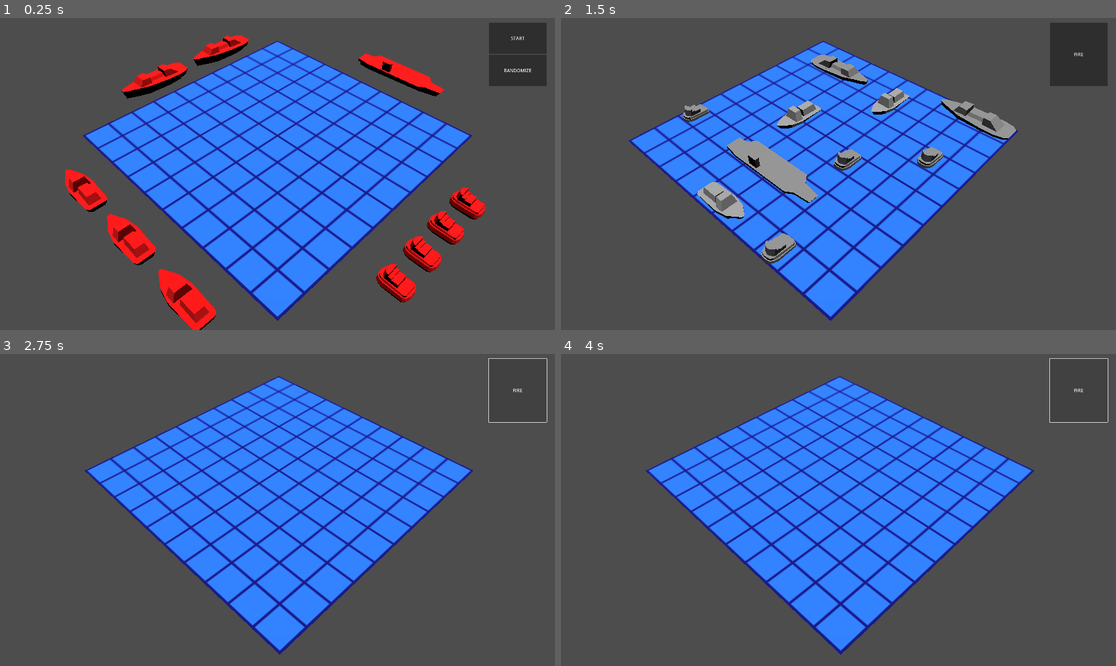
Above: before the commit, frames 1-4 (two rows, left to right).
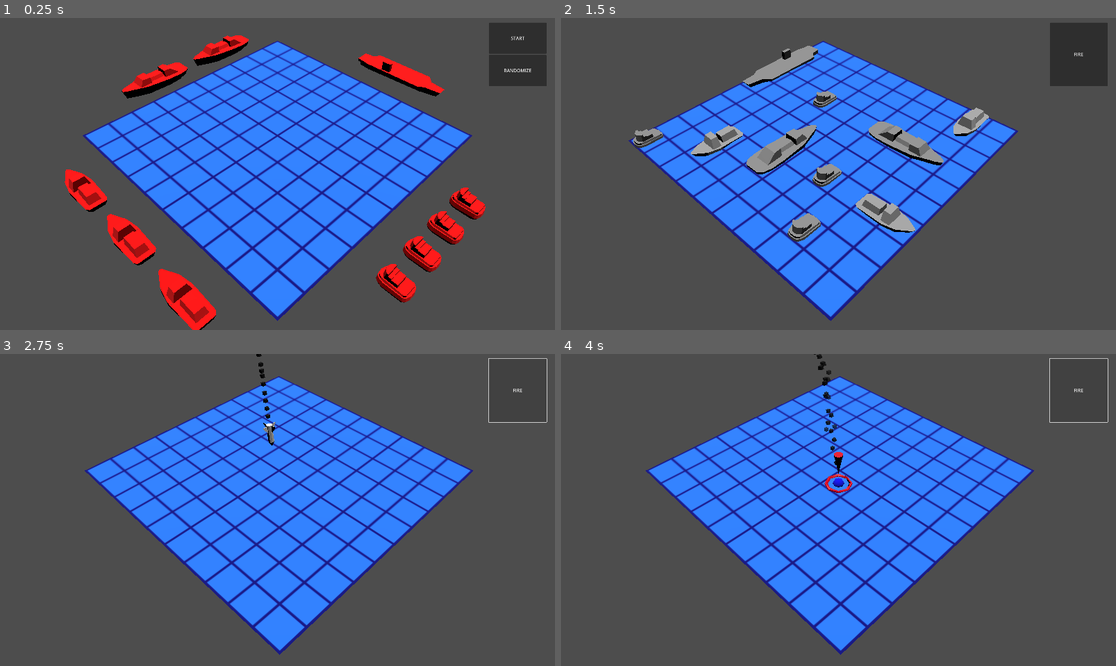
Above: after the commit, the same moments.

Repository: lanz-/battleships
Game: Godot game, scene res://scenes/main.tscn
The game is run twice, just before and just after one commit, with the same random seed, the same clock (stepped at 60 frames per second) and the same inputs.
Inputs:
- Up to frame 1 (0.25 s): no input
- Up to frame 2 (1.5 s): click "RANDOMIZE" at 0.5 s; click "START" at 1.25 s
- Up to frame 3 (2.75 s): click "FIRE" at 2 s
- Up to frame 4 (4 s): click "FIRE" at 2.75 s; click "FIRE" at 3.5 s

The runs differ from the first frame. In frame 1, less than 0.1% of the frame differs, in the area x 27-28%, y 76-77%; in frame 2, 8.6%, in the area x 13-82%, y 8-80%; in frame 3, 0.2%; in frame 4, 0.4%.

Commit message:
Ui for targetstate

Diff:
--- a/project.godot
+++ b/project.godot
@@ -14,6 +14,10 @@
 run/main_scene="res://scenes/main.tscn"
 config/features=PackedStringArray("4.1", "GL Compatibility")
 config/icon="res://resources/icon.svg"
+
+[autoload]
+
+Game="*res://scripts/game.gd"
 
 [display]
 
--- /dev/null
+++ b/resources/miss_marker_material.tres
@@ -0,0 +1,4 @@
+[gd_resource type="StandardMaterial3D" format=3 uid="uid://dre68bjahfjiv"]
+
+[resource]
+albedo_color = Color(0.0156863, 0, 1, 1)
--- /dev/null
+++ b/resources/smoke_material.tres
@@ -0,0 +1,6 @@
+[gd_resource type="StandardMaterial3D" format=3 uid="uid://gtwcqqw1vnfy"]
+
+[resource]
+transparency = 1
+vertex_color_use_as_albedo = true
+albedo_color = Color(0, 0, 0, 0.976471)
--- a/scenes/main.tscn
+++ b/scenes/main.tscn
@@ -59,3 +59,4 @@
 
 [connection signal="pressed" from="Ui/TopWindow/VBoxContainer/StartButton" to="." method="_on_start_button_pressed"]
 [connection signal="pressed" from="Ui/TopWindow/VBoxContainer/RandomizeButton" to="." method="_on_randomize_button_pressed"]
+[connection signal="pressed" from="Ui/TopWindow/VBoxContainer/FireButton" to="." method="_on_fire_button_pressed"]
--- /dev/null
+++ b/scenes/marker.tscn
@@ -0,0 +1,5 @@
+[gd_scene load_steps=2 format=3 uid="uid://b1u3pcykjdu3x"]
+
+[ext_resource type="PackedScene" uid="uid://dkcaef3gepwlq" path="res://resources/marker.glb" id="1_ooarb"]
+
+[node name="Marker" instance=ExtResource("1_ooarb")]
--- /dev/null
+++ b/scenes/missile.tscn
@@ -0,0 +1,29 @@
+[gd_scene load_steps=6 format=3 uid="uid://e0qrqa7eg276"]
+
+[ext_resource type="PackedScene" uid="uid://csfwj8bvey6iy" path="res://resources/missile.glb" id="1_a4dem"]
+[ext_resource type="Script" path="res://scripts/missile.gd" id="2_6omkn"]
+[ext_resource type="Material" uid="uid://gtwcqqw1vnfy" path="res://resources/smoke_material.tres" id="2_tayoe"]
+
+[sub_resource type="BoxMesh" id="BoxMesh_o2wt0"]
+material = ExtResource("2_tayoe")
+size = Vector3(0.1, 0.1, 0.1)
+
+[sub_resource type="Gradient" id="Gradient_gxa7a"]
+colors = PackedColorArray(0, 0, 0, 1, 0, 0, 0, 0)
+
+[node name="Missile" instance=ExtResource("1_a4dem")]
+script = ExtResource("2_6omkn")
+
+[node name="Missile" parent="." index="0"]
+transform = Transform3D(1, 0, 0, 0, -4.37114e-08, 1, 0, -1, -4.37114e-08, 0, 0, 0)
+
+[node name="Smoke" type="CPUParticles3D" parent="." index="1"]
+amount = 256
+lifetime = 4.0
+mesh = SubResource("BoxMesh_o2wt0")
+direction = Vector3(0, 0, 1)
+spread = 5.0
+gravity = Vector3(0, 0, 0)
+initial_velocity_min = 1.0
+initial_velocity_max = 2.0
+color_ramp = SubResource("Gradient_gxa7a")
--- a/scenes/playfield.tscn
+++ b/scenes/playfield.tscn
@@ -10,6 +10,10 @@
 [ext_resource type="ArrayMesh" uid="uid://bto1ymk0uyj0m" path="res://resources/ship3_2.obj" id="9_g2k4k"]
 [ext_resource type="ArrayMesh" uid="uid://cmjt3umeixevm" path="res://resources/ship3_3.obj" id="10_byopp"]
 [ext_resource type="ArrayMesh" uid="uid://cehr7avr3dcsn" path="res://resources/ship4.obj" id="11_0dnc1"]
+[ext_resource type="PackedScene" uid="uid://b1u3pcykjdu3x" path="res://scenes/marker.tscn" id="11_mthu1"]
+[ext_resource type="Script" path="res://scripts/playfield_place_ship_state.gd" id="12_1ovsw"]
+[ext_resource type="Script" path="res://scripts/playefield_target_state.gd" id="13_waf6d"]
+[ext_resource type="PackedScene" uid="uid://e0qrqa7eg276" path="res://scenes/missile.tscn" id="14_onjor"]
 
 [sub_resource type="BoxShape3D" id="BoxShape3D_q48ue"]
 
@@ -78,7 +82,7 @@
 mesh = ExtResource("5_mjr2y")
 
 [node name="ship2_1" parent="ships" instance=ExtResource("5_git4x")]
-transform = Transform3D(-1, 0, 8.74228e-08, 0, 1, 0, -8.74228e-08, 0, -1, 1.12204, 0, -1.79866)
+transform = Transform3D(-1, 0, 1.50996e-07, 0, 1, 0, -1.50996e-07, 0, -1, 1.12204, 0, -1.79866)
 ship_segments = 2
 metadata/_edit_group_ = true
 
@@ -97,7 +101,7 @@
 mesh = ExtResource("7_n65yn")
 
 [node name="ship2_2" parent="ships" instance=ExtResource("5_git4x")]
-transform = Transform3D(-1, 0, 8.74228e-08, 0, 1, 0, -8.74228e-08, 0, -1, 3.7767, 0, -1.79866)
+transform = Transform3D(-1, 0, -8.74228e-08, 0, 1, 0, 8.74228e-08, 0, -1, 3.7767, 0, -1.79866)
 ship_segments = 2
 metadata/_edit_group_ = true
 
@@ -194,3 +198,14 @@
 [node name="segment_1" type="MeshInstance3D" parent="ships/ship4_1/ship_root"]
 transform = Transform3D(-1, 0, -8.74228e-08, 0, 1, 0, 8.74228e-08, 0, -1, 0, 0, 0)
 mesh = ExtResource("11_0dnc1")
+
+[node name="Marker" parent="." instance=ExtResource("11_mthu1")]
+
+[node name="PlaceShipState" type="Node3D" parent="."]
+script = ExtResource("12_1ovsw")
+
+[node name="TargetState" type="Node3D" parent="."]
+script = ExtResource("13_waf6d")
+
+[node name="Missile" parent="." instance=ExtResource("14_onjor")]
+transform = Transform3D(1, 0, 0, 0, -4.37114e-08, 1, 0, -1, -4.37114e-08, 5, 10, 5)
--- /dev/null
+++ b/scenes/shot_marker.tscn
@@ -0,0 +1,44 @@
+[gd_scene load_steps=8 format=3 uid="uid://1ywn7h38dqt0"]
+
+[ext_resource type="Script" path="res://scripts/shot_marker.gd" id="1_7rw4c"]
+[ext_resource type="Material" uid="uid://dre68bjahfjiv" path="res://resources/miss_marker_material.tres" id="2_3i7em"]
+[ext_resource type="Material" uid="uid://gtwcqqw1vnfy" path="res://resources/smoke_material.tres" id="3_p4nmc"]
+
+[sub_resource type="SphereMesh" id="SphereMesh_lc71v"]
+material = ExtResource("2_3i7em")
+radius = 0.2
+height = 0.4
+radial_segments = 8
+rings = 8
+
+[sub_resource type="PlaneMesh" id="PlaneMesh_4n3tp"]
+material = ExtResource("3_p4nmc")
+size = Vector2(0.2, 0.2)
+orientation = 0
+
+[sub_resource type="Curve" id="Curve_k176b"]
+min_value = 0.5
+max_value = 2.0
+_data = [Vector2(0, 0.5), 0.0, 2.1, 0, 0, Vector2(1, 2), 0.0, 0.0, 0, 0]
+point_count = 2
+
+[sub_resource type="Gradient" id="Gradient_he0ip"]
+colors = PackedColorArray(0, 0, 0, 1, 0, 0, 0, 0)
+
+[node name="ShotMarker" type="Node3D"]
+script = ExtResource("1_7rw4c")
+
+[node name="Mesh" type="MeshInstance3D" parent="."]
+mesh = SubResource("SphereMesh_lc71v")
+
+[node name="Smoke" type="CPUParticles3D" parent="."]
+emitting = false
+amount = 32
+mesh = SubResource("PlaneMesh_4n3tp")
+direction = Vector3(0, 1, 0)
+spread = 6.0
+gravity = Vector3(0, 0, 0)
+initial_velocity_min = 1.0
+initial_velocity_max = 2.0
+scale_amount_curve = SubResource("Curve_k176b")
+color_ramp = SubResource("Gradient_he0ip")
--- a/scripts/drag_plane.gd
+++ b/scripts/drag_plane.gd
@@ -11,11 +11,11 @@
 
 
 # Called every frame. 'delta' is the elapsed time since the previous frame.
-func _process(delta):
+func _process(_delta):
 	pass
 
 
-func _physics_process(delta):
+func _physics_process(_delta):
 	var mouse_screen_pos: Vector2 = get_viewport().get_mouse_position()
 	var to: Vector3 = camera.global_position + camera.project_ray_normal(mouse_screen_pos) * 1000
 
--- /dev/null
+++ b/scripts/game.gd
@@ -0,0 +1,32 @@
+extends Node
+
+
+var _tween: Tween = null
+
+
+func translate(pos: Vector3) -> Vector2i:
+	return Vector2i(round(pos.x), round(pos.z))
+
+
+func untranslate(pos: Vector2i) -> Vector3:
+	return Vector3(pos.x, 0, pos.y)
+
+
+func is_in_field(pos: Vector2i) -> bool:
+	if (pos.x > 9) or (pos.x < 0):
+		return false
+
+	if (pos.y > 9) or (pos.y < 0):
+		return false
+
+	return true
+
+
+func animate_move(obj, trans, time):
+	if _tween:
+		_tween.kill()
+
+	_tween = create_tween().set_ease(Tween.EASE_IN_OUT).set_trans(Tween.TRANS_CUBIC)
+	_tween.tween_property(obj, "transform", trans, time)
+
+	return _tween
--- a/scripts/main.gd
+++ b/scripts/main.gd
@@ -27,11 +27,16 @@
 
 func _ready():
 	main_camera.transform = player_field_transform
-	enemy_field.hide_ships()
+	enemy_field.enter_place_state()
+	enemy_field.place_random()
+	enemy_field.enter_target_state()
+
+	player_field.enter_place_state()
+
 	fire_button.hide()
 
 
-func _process(delta):
+func _process(_delta):
 	pass
 
 
@@ -45,8 +50,11 @@
 
 		_tween = create_tween().set_ease(Tween.EASE_IN_OUT).set_trans(Tween.TRANS_CUBIC)
 		_tween.tween_property(main_camera, "transform", enemy_field_transform, 1.0)
-		_tween.tween_callback(enemy_field.place_random)
 
 
 func _on_randomize_button_pressed():
 	player_field.place_random()
+
+
+func _on_fire_button_pressed():
+	var resolved = await enemy_field.resolve_shot()
--- /dev/null
+++ b/scripts/missile.gd
@@ -0,0 +1,18 @@
+extends Node3D
+
+
+func destroy():
+	$Missile.hide()
+	$Smoke.emitting = false
+	await get_tree().create_timer($Smoke.lifetime).timeout
+	queue_free()
+
+
+# Called when the node enters the scene tree for the first time.
+func _ready():
+	pass # Replace with function body.
+
+
+# Called every frame. 'delta' is the elapsed time since the previous frame.
+func _process(delta):
+	pass
--- /dev/null
+++ b/scripts/playefield_target_state.gd
@@ -0,0 +1,110 @@
+extends Node3D
+
+@onready var shot_marker_scene: PackedScene = preload("res://scenes/shot_marker.tscn")
+@onready var missile_scene: PackedScene = preload("res://scenes/missile.tscn")
+
+var _current: Vector2i = Vector2i.ZERO
+var _previous_shots: Dictionary = {}
+var _disable_tap = false
+
+const MISSILE_START_POS = Vector3(5, 6, 5)
+
+
+func set_marker(marker: Node, pos: Vector2i):
+	var new_trans = Transform3D(marker.transform.basis, Game.untranslate(pos))
+	_current = pos
+
+	Game.animate_move(marker, new_trans, 0.2)
+
+
+func _fire_missile_at(pos: Vector2i):
+	_disable_tap = true
+
+	var pos3 = Game.untranslate(pos)
+	var start_trans = Transform3D(Basis.IDENTITY, MISSILE_START_POS)
+	start_trans = start_trans.looking_at(pos3)
+	var target_trans = Transform3D(start_trans.basis, pos3)
+
+	var camera: Camera3D = get_viewport().get_camera_3d()
+
+	var missile = missile_scene.instantiate()
+	missile.transform = start_trans
+	add_child(missile)
+
+	var tween = create_tween().set_ease(Tween.EASE_IN).set_trans(Tween.TRANS_CUBIC)
+	tween.tween_property(missile, "transform", target_trans, 0.8)
+
+	await tween.finished
+	missile.destroy()
+	_disable_tap = false
+
+
+func _add_adjacent_miss_markers(ship):
+	var tween = create_tween().set_trans(Tween.TRANS_BOUNCE).set_parallel()
+
+	for point in ship.get_occupied_points().map(func (p): return Game.translate(p)):
+		if not Game.is_in_field(point):
+			continue
+
+		if point in _previous_shots:
+			continue
+
+		_previous_shots[point] = true
+		var shot_marker = shot_marker_scene.instantiate()
+		shot_marker.position = Game.untranslate(point)
+		shot_marker.scale = Vector3(0.01, 0.01, 0.01)
+
+		add_child(shot_marker)
+		tween.tween_property(shot_marker, "scale", Vector3.ONE, 0.5)
+
+	await tween.finished
+
+
+func _is_hit(ships, shot_marker):
+	for ship in ships.get_children():
+		for point in ship.get_placed_points().map(func (p): return Game.translate(p)):
+			if point == _current:
+				shot_marker.set_hit()
+				ship.damage(shot_marker)
+				if ship.is_destroyed():
+					ship.show()
+					_add_adjacent_miss_markers(ship)
+				return true
+
+	return false
+
+
+func resolve_shot(ships, marker):
+	if _previous_shots.has(_current):
+		return false
+
+	marker.hide()
+	await _fire_missile_at(_current)
+	marker.show()
+
+	var shot_marker = shot_marker_scene.instantiate()
+	shot_marker.position = Game.untranslate(_current)
+	shot_marker.scale = Vector3(0.01, 0.01, 0.01)
+
+	add_child(shot_marker)
+	_previous_shots[_current] = true
+
+	var hit = _is_hit(ships, shot_marker)
+
+
+	var tween = create_tween().set_trans(Tween.TRANS_BOUNCE)
+	tween.tween_property(shot_marker, "scale", Vector3.ONE, 0.5)
+	await tween.finished
+
+
+	return true
+
+
+func do_process(_delta, drag_plane, _ships, marker):
+	if _disable_tap:
+		return
+
+	if Input.is_action_just_pressed("tap"):
+		var new_pos: Vector2i = Game.translate(drag_plane.target_pos)
+		if Game.is_in_field(new_pos):
+			set_marker(marker, new_pos)
--- a/scripts/playfield.gd
+++ b/scripts/playfield.gd
@@ -2,32 +2,37 @@
 
 @onready var drag_plane: Node = $grid_plane/drag_plane
 @onready var ships: Node = $ships
+@onready var marker: Node = $Marker
 
-const CELL_SIZE = 1
-const ONE_ROT = deg_to_rad(90)
-const OCCUPIED_POS = [
-	Vector2i(-1,  1), Vector2i(0,  1), Vector2i(1,  1),
-	Vector2i(-1,  0), Vector2i(0,  0), Vector2i(1,  0),
-	Vector2i(-1, -1), Vector2i(0, -1), Vector2i(1, -1),
-]
-@onready var TRANSFORM1 = Transform3D.IDENTITY.rotated(Vector3.UP, -ONE_ROT)
-@onready var TRANSFORM2 = Transform3D.IDENTITY.rotated(Vector3.UP, -(2 * ONE_ROT))
-
-var drag_trans: Transform3D = Transform3D.IDENTITY
-
-var _drag: bool = false
-var _draggable: Node = null
-var _drag_offset: Vector3 = Vector3.ZERO
-var _ghost: Node = null
-var _tween: Tween = null
+@onready var state: Node = $PlaceShipState
 
 
-func _translate(pos: Vector3) -> Vector2i:
-	return Vector2i(round(pos.x), round(pos.z))
+func enter_place_state():
+	for ship in ships.get_children():
+		ship.show()
+
+		ship.start_drag.connect(start_drag)
+		ship.abort_drag.connect(abort_drag)
+		ship.rotate_ship.connect(rotate_ship)
+
+	marker.hide()
+
+	state = $PlaceShipState
+	state.validate_ships(ships)
 
 
-func _untranslate(pos: Vector2i) -> Vector3:
-	return Vector3(pos.x, 0, pos.y)
+func enter_target_state():
+	for ship in ships.get_children():
+		ship.hide()
+
+		ship.start_drag.disconnect(start_drag)
+		ship.abort_drag.disconnect(abort_drag)
+		ship.rotate_ship.disconnect(rotate_ship)
+
+	marker.show()
+
+	state = $TargetState
+	state.set_marker(marker, Vector2i(5, 4))
 
 
 func is_ships_placed():
@@ -37,174 +42,33 @@
 
 	return true
 
-
-func _try_place_ship(ship: Node3D, candidates: Dictionary):
-	var points = ship.get_points().map(func (p): return _translate(ship.transform * p))
-	for point in points:
-		if point not in candidates:
-			return false
-
-	return true
-
-
-func _remove_from_candidates(ship: Node3D, candidates: Dictionary):
-	var points = ship.get_points().map(func (p): return _translate(ship.transform * p))
-	for point in points:
-		for occupied_off in OCCUPIED_POS:
-			candidates.erase(point + occupied_off)
-
-
-func _place_ship(ship: Node3D, candidates: Dictionary):
-	var try_pos = Vector2i(randi_range(0, 9), randi_range(0, 9))
-	ship.position = _untranslate(try_pos)
-	for r in range(4):
-		ship.rotate_y(ONE_ROT)
-		if _try_place_ship(ship, candidates):
-			_remove_from_candidates(ship, candidates)
-			return true
-
-	return false
-
-
 func place_random():
-	var candidates: Dictionary = {}
-	for i in range(10):
-		for j in range(10):
-			candidates[Vector2i(i, j)] = true
-
-	for ship in ships.get_children():
-		while not _place_ship(ship, candidates):
-			pass
-
-	_validate_ships()
+	state.place_random(ships)
 
 
 func rotate_ship(ship: Node):
-	var ship_transform: Transform3D = ship.transform
-	var next_transform = ship_transform.rotated_local(Vector3.UP, ONE_ROT)
-	next_transform = next_transform.orthonormalized()
-
-	_animate_move(ship, next_transform, 0.4)
-	_tween.tween_callback(_validate_ships)
-
-
-func hide_ships():
-	for ship in ships.get_children():
-		ship.hide()
+	state.rotate_ship(ship, ships)
 
 
 func start_drag(draggable: Node):
-	if _drag:
-		return
-
-	_draggable = draggable
-	_ghost = draggable.ghost_scene.instantiate()
-	add_child(_ghost)
-
-	drag_trans = draggable.transform
-	_ghost.transform = drag_trans
-	_drag_offset = drag_trans.origin - drag_plane.target_pos
-
-	_drag = true
-
-func is_wrong_points(ship: Node, transform: Transform3D, points: Array[Vector3]) -> bool:
-	for point in points:
-		var point_rc: Vector2i = _translate(transform * point)
-		if (point_rc.x > 9) or (point_rc.x < 0):
-			return true
-
-		if (point_rc.y > 9) or (point_rc.y < 0):
-			return true
-
-		for other_ship in ships.get_children():
-			if other_ship == ship:
-				continue
-
-			for other_point in other_ship.get_points():
-				var other_rc: Vector2i = _translate(other_ship.transform * other_point)
-				for occupied_off in OCCUPIED_POS:
-					if point_rc == (other_rc + occupied_off):
-						return true
-
-	return false
-
-func _animate_move(obj, trans, time):
-	if _tween:
-		_tween.kill()
-	_tween = create_tween().set_ease(Tween.EASE_IN_OUT).set_trans(Tween.TRANS_CUBIC)
-	_tween.tween_property(obj, "transform", trans, time)
-
-func _validate_ghost(new_trans: Transform3D):
-	if is_wrong_points(_draggable, new_trans, _ghost.get_points()):
-		_ghost.show_wrong()
-	else:
-		_ghost.show_ok()
-
-
-func _validate_ships():
-	for ship in ships.get_children():
-		var wrong_pos = is_wrong_points(ship, ship.transform, ship.get_points())
-		if wrong_pos:
-			ship.show_wrong()
-			ship.placed = false
-		else:
-			ship.show_ok()
-			ship.placed = true
-
-
-func _do_drag(time):
-	var new_pos = drag_plane.target_pos + _drag_offset
-	var rc: Vector2i = _translate(new_pos)
-	new_pos = Vector3(rc.x, 0.0, rc.y)
-
-	if new_pos != drag_trans.origin:
-		drag_trans.origin = new_pos
-		_validate_ghost(drag_trans)
-
-		_animate_move(_ghost, drag_trans, time)
+	state.start_drag(draggable, drag_plane)
 
 
 func abort_drag():
-	if not _drag:
-		return
-
-	_drag = false
-
-	_ghost.queue_free()
-	_ghost = null
-	_draggable = null
+	state.abort_drag()
 
 
 func stop_drag():
-	if not _drag:
-		return
+	state.stop_drag(ships)
 
-	_drag = false
 
-	_animate_move(_draggable, drag_trans, 0.2)
-	_tween.tween_callback(_validate_ships)
-	_ghost.queue_free()
-	_ghost = null
-	_draggable = null
+func resolve_shot():
+	return await state.resolve_shot(ships, marker)
 
 
 func _ready():
-	for ship in ships.get_children():
-		ship.start_drag.connect(start_drag)
-		ship.abort_drag.connect(abort_drag)
-		ship.rotate_ship.connect(rotate_ship)
-
-	_validate_ships()
+	pass
 
 
 func _process(delta):
-	if Input.is_action_just_released("tap"):
-		stop_drag()
-
-	if _drag:
-		if Input.is_action_just_pressed("rotate"):
-			_ghost.rotate_y(ONE_ROT)
-			drag_trans = drag_trans.rotated(Vector3.UP, ONE_ROT)
-			_validate_ghost(drag_trans)
-
-		_do_drag(0.15)
+	state.do_process(delta, drag_plane, ships, marker)
--- /dev/null
+++ b/scripts/playfield_place_ship_state.gd
@@ -0,0 +1,164 @@
+extends Node3D
+
+const CELL_SIZE = 1
+const ONE_ROT = deg_to_rad(90)
+@onready var TRANSFORM1 = Transform3D.IDENTITY.rotated(Vector3.UP, -ONE_ROT)
+@onready var TRANSFORM2 = Transform3D.IDENTITY.rotated(Vector3.UP, -(2 * ONE_ROT))
+
+var drag_trans: Transform3D = Transform3D.IDENTITY
+
+var _drag: bool = false
+var _draggable: Node = null
+var _drag_offset: Vector3 = Vector3.ZERO
+var _ghost: Node = null
+
+
+func is_ships_placed(ships: Node3D) -> bool:
+	for ship in ships.get_children():
+		if not ship.placed:
+			return false
+
+	return true
+
+
+func place_random(ships: Node3D):
+	var candidates: Dictionary = {}
+	for i in range(10):
+		for j in range(10):
+			candidates[Vector2i(i, j)] = true
+
+	for ship in ships.get_children():
+		while not _place_ship(ship, candidates):
+			pass
+
+	validate_ships(ships)
+
+
+func rotate_ship(ship: Node, ships: Node3D):
+	var ship_transform: Transform3D = ship.transform
+	var next_transform = ship_transform.rotated_local(Vector3.UP, ONE_ROT)
+	next_transform = next_transform.orthonormalized()
+
+	Game.animate_move(ship, next_transform, 0.4).tween_callback(validate_ships.bind(ships))
+
+
+func start_drag(draggable: Node, drag_plane: Node3D):
+	if _drag:
+		return
+
+	_draggable = draggable
+	_ghost = draggable.ghost_scene.instantiate()
+	add_child(_ghost)
+
+	drag_trans = draggable.transform
+	_ghost.transform = drag_trans
+	_drag_offset = drag_trans.origin - drag_plane.target_pos
+
+	_drag = true
+
+
+func validate_ships(ships: Node3D):
+	for ship in ships.get_children():
+		var wrong_pos = is_wrong_points(ship, ship.transform, ship.get_points(), ships)
+		if wrong_pos:
+			ship.show_wrong()
+			ship.placed = false
+		else:
+			ship.show_ok()
+			ship.placed = true
+
+
+func is_wrong_points(ship: Node, test_transform: Transform3D, points: Array[Vector3], ships: Node3D) -> bool:
+	for point in points:
+		var point_rc: Vector2i = Game.translate(test_transform * point)
+		if not Game.is_in_field(point_rc):
+			return true
+
+		for other_ship in ships.get_children():
+			if other_ship == ship:
+				continue
+
+			for other_point in other_ship.get_occupied_points():
+				var other_rc: Vector2i = Game.translate(other_point)
+				if point_rc == other_rc:
+					return true
+
+	return false
+
+
+func abort_drag():
+	if not _drag:
+		return
+
+	_drag = false
+
+	_ghost.queue_free()
+	_ghost = null
+	_draggable = null
+
+
+func stop_drag(ships: Node3D):
+	if not _drag:
+		return
+
+	_drag = false
+
+	var tween = Game.animate_move(_draggable, drag_trans, 0.2)
+	tween.tween_callback(validate_ships.bind(ships))
+
+	_ghost.queue_free()
+	_ghost = null
+	_draggable = null
+
+
+func do_process(_delta, drag_plane, ships, _marker):
+	if Input.is_action_just_released("tap"):
+		stop_drag(ships)
+
+	if _drag:
+		_do_drag(0.15, drag_plane, ships)
+
+
+func _try_place_ship(ship: Node3D, candidates: Dictionary):
+	var points = ship.get_placed_points().map(func (p): return Game.translate(p))
+	for point in points:
+		if point not in candidates:
+			return false
+
+	return true
+
+
+func _remove_from_candidates(ship: Node3D, candidates: Dictionary):
+	for point in ship.get_occupied_points().map(func (p): return Game.translate(p)):
+		candidates.erase(point)
+
+
+func _place_ship(ship: Node3D, candidates: Dictionary):
+	var try_pos = Vector2i(randi_range(0, 9), randi_range(0, 9))
+	ship.position = Game.untranslate(try_pos)
+	for r in range(4):
+		ship.rotate_y(ONE_ROT)
+		if _try_place_ship(ship, candidates):
+			_remove_from_candidates(ship, candidates)
+			return true
+
+	return false
+
+
+func _validate_ghost(new_trans: Transform3D, ships: Node3D):
+	if is_wrong_points(_draggable, new_trans, _ghost.get_points(), ships):
+		_ghost.show_wrong()
+	else:
+		_ghost.show_ok()
+
+
+func _do_drag(time, drag_plane, ships):
+	var new_pos = drag_plane.target_pos + _drag_offset
+	var rc: Vector2i = Game.translate(new_pos)
+	new_pos = Vector3(rc.x, 0.0, rc.y)
+
+	if new_pos != drag_trans.origin:
+		drag_trans.origin = new_pos
+		_validate_ghost(drag_trans, ships)
+
+		Game.animate_move(_ghost, drag_trans, time)
--- a/scripts/ship.gd
+++ b/scripts/ship.gd
@@ -4,9 +4,19 @@
 signal abort_drag
 signal rotate_ship(ship)
 
+const SINK_ROT = deg_to_rad(180)
+const OCCUPIED_POS = [
+	Vector3(-1, 0, 0), Vector3(0, 0, 0), Vector3(1, 0, 0),
+	Vector3(-1, 0, 1), Vector3(0, 0, 1), Vector3(1, 0, 1),
+	Vector3(-1, 0,-1), Vector3(0, 0,-1), Vector3(1, 0,-1),
+]
+
 var ghost_scene: PackedScene = null
 var ghost_prefab: PackedScene = preload("res://scenes/ghost.tscn")
 var wrong_material = preload("res://resources/ship_wrong_material.tres")
+
+var _damage: int = 0
+var _markers: Array[Node3D] = []
 
 @export var placed: bool = false
 @export var drag_time: float = 0.2
@@ -29,6 +39,34 @@
 	_drag_timer.wait_time = drag_time
 
 
+func damage(marker):
+	_markers.append(marker)
+	_damage += 1
+	if _damage >= ship_segments:
+		var sink_trans = transform.rotated_local(Vector3.RIGHT, SINK_ROT).translated(Vector3.DOWN * 0.1)
+		var tween = create_tween().set_trans(Tween.TRANS_CUBIC)
+		tween.tween_property(self, "transform", sink_trans, 3.0)
+		for a_marker in _markers:
+			a_marker.stop_smoke()
+
+
+func is_destroyed() -> bool:
+	return _damage >= ship_segments
+
+
+func get_occupied_points() -> Array[Vector3]:
+	var points: Array[Vector3] = []
+	for point in get_placed_points():
+		for offset in OCCUPIED_POS:
+			points.append(point + offset)
+
+	return points
+
+
+func get_placed_points():
+	return get_points().map(func (p): return transform * p)
+
+
 func get_points():
 	var points: Array[Vector3] = []
 	for i in range(ship_segments):
@@ -47,7 +85,7 @@
 		mesh.set_surface_override_material(0, null)
 
 
-func _on_input_event(camera, event, position, normal, shape_idx):
+func _on_input_event(_camera, _event, _position, _normal, _shape_idx):
 	if Input.is_action_just_pressed("tap"):
 		_drag_timer.start(drag_time)
 		start_drag.emit(self)
--- /dev/null
+++ b/scripts/shot_marker.gd
@@ -0,0 +1,28 @@
+extends Node3D
+
+
+@onready var mesh: MeshInstance3D = $Mesh
+@onready var smoke: CPUParticles3D = $Smoke
+@onready var hit_material = preload("res://resources/ship_wrong_material.tres")
+
+
+func set_hit():
+	mesh.set_surface_override_material(0, hit_material)
+	smoke.emitting = true
+
+
+func set_miss():
+	mesh.set_surface_override_material(0, null)
+	smoke.emitting = false
+
+
+func stop_smoke():
+	smoke.emitting = false
+
+
+func _ready():
+	pass # Replace with function body.
+
+
+func _process(_delta):
+	pass
Binary file added: resources/marker.glb
Not shown, added: resources/marker.glb.import
Binary file added: resources/missile.glb
Not shown, added: resources/missile.glb.import
Not shown: 1 places in scenes/playfield.tscn that only renumber resources
